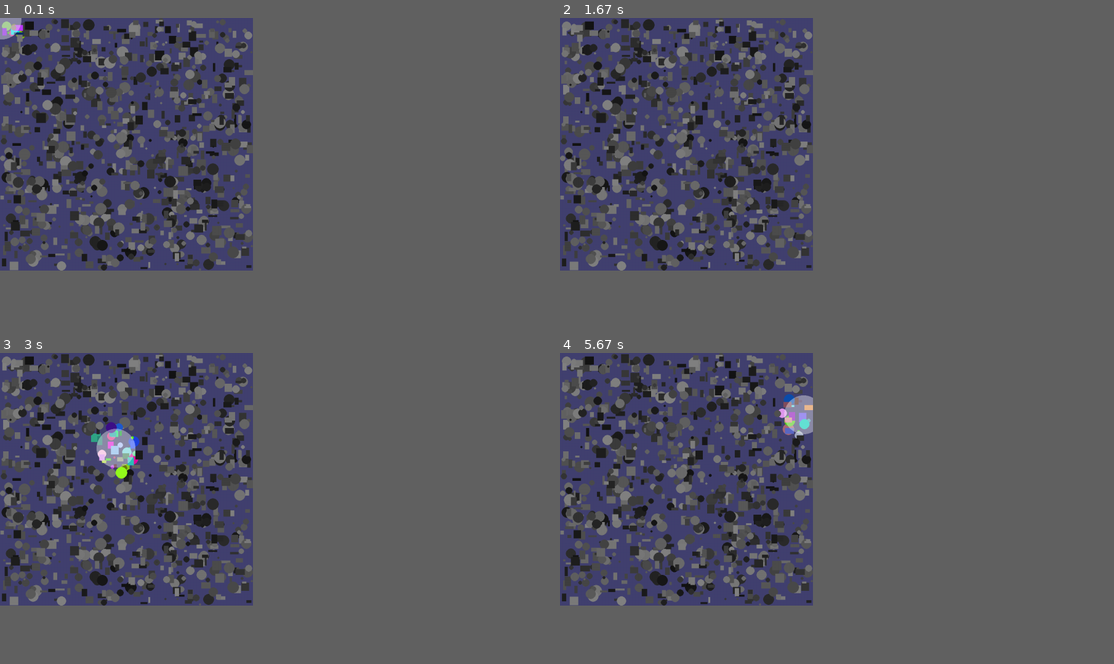
Above: before the commit, frames 1-4 (two rows, left to right).
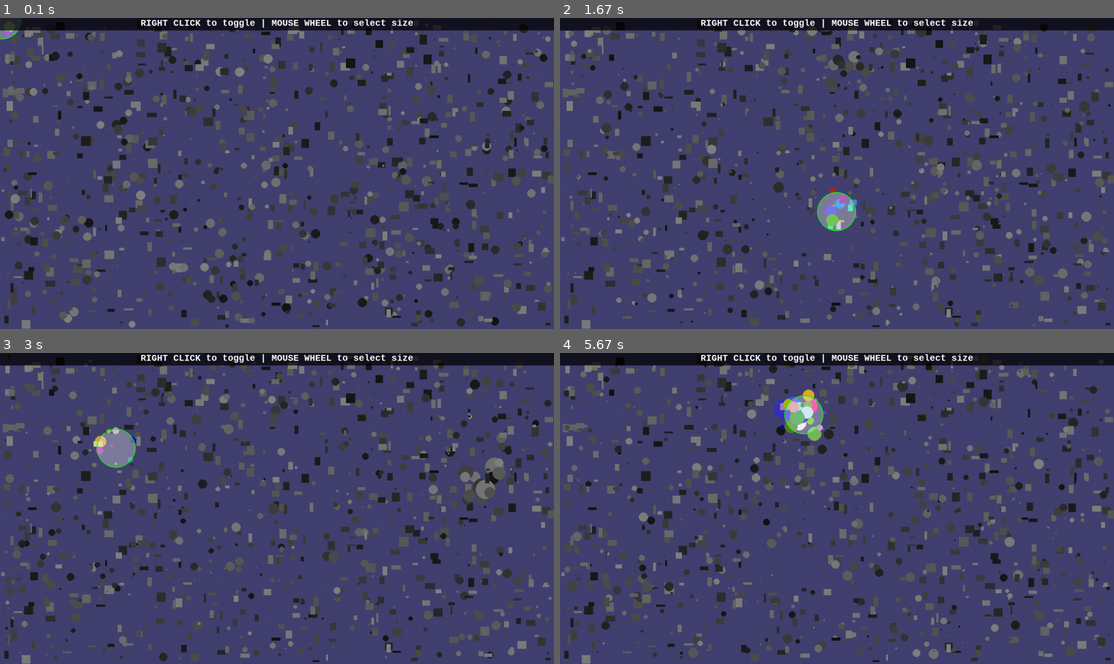
Above: after the commit, the same moments.

Repository: pygame-community/pygame-geometry
Game: pygame game, started from circle_test.py
Same seed, same stepped clock (60 frames per second), same inputs: the game is played once before the commit and once after it.
Inputs (mouse positions are in pixels of both pictures, inside the frame that each line leads up to):
- Up to frame 1 (0.1 s): no input
- Up to frame 2 (1.67 s): press the mouse at (704, 176) at 0.37 s; move the mouse to (798, 207) at 0.47 s; release the mouse at (892, 241) at 0.6 s; press the mouse at (704, 176) at 0.7 s; move the mouse to (698, 117) at 0.8 s; release the mouse at (692, 58) at 0.93 s; click (848, 67) at 1.08 s; click (837, 210) at 1.58 s
- Up to frame 3 (3 s): click (387, 483) at 1.92 s; click (476, 483) at 2.42 s; click (116, 449) at 2.98 s
- Up to frame 4 (5.67 s): click (676, 489) at 3.32 s; click (986, 542) at 3.75 s; click (665, 527) at 4.15 s; click (1008, 583) at 4.82 s; click (803, 415) at 5.22 s
In our replay, the window is 411x411 before the commit and 900x506 after it. These sizes can differ from the game's own. Grey fills any space a smaller window leaves; there, only what the larger window draws over its background counts as a difference.

The runs differ from the first frame. In frame 1, 31% of the frame differs, in the area x 0-100%, y 0-100%; in frame 2, 31%; in frame 3, 30%; in frame 4, 31%.

Commit message:
Cleaned and updated the circle_test.py file. Added 3 new functions to Circle: - scale_by(float) - scale_by_ip(float) - collides_with(Shape)

Diff:
--- a/circle.py
+++ b/circle.py
@@ -64,10 +64,41 @@
             radius = 1
         self.radius, self.diameter, self.radius_squared = radius_values(radius)
 
+    def scale_by(self, amount: float) -> Circle:
+        """Scales the Circle to the new radius"""
+        if amount <= 0:
+            raise ValueError("Invalid amount passes")
+        radius = self.radius
+        if radius * amount <= 0:
+            radius = 1
+
+        return Circle((self.x, self.y), radius * amount)
+
+    def scale_by_ip(self, amount: float) -> None:
+        """Scales the Circle to the new radius"""
+        if amount <= 0:
+            raise ValueError("Invalid amount passes")
+        self.radius *= amount
+        if self.radius <= 1:
+            self.radius = 1
+        self.radius, self.diameter, self.radius_squared = radius_values(
+            self.radius)
+
     # Collisions and conversion functions
     def as_rect(self) -> pygame.Rect:
         pos = (self.x - self.radius, self.y - self.radius)
         return pygame.Rect(pos, (self.diameter, self.diameter))
+
+    def collides_with(self, shape: Shape) -> bool:
+        if isinstance(shape, Circle):
+            return self.collidecircle(shape)
+        elif isinstance(shape, pygame.Rect):
+            return self.colliderect(shape)
+        else:
+            raise NotImplementedError(
+                "The shape type does not exist yet"
+                " or doesn't have a matching collision algorythm"
+            )
 
     def collidepoint(self, *args) -> bool:
         if len(args) == 2:
--- a/circle_test.py
+++ b/circle_test.py
@@ -1,41 +1,61 @@
 from random import randint, random
-from typing import List, Tuple
+from typing import List, Tuple, Union
 
 import pygame
 
 from circle import Circle
 
+pygame.init()
 
-def get_new_circle_surf(circle_obj: Circle) -> pygame.Surface:
+
+def get_new_circle_surf(circle_obj: Circle,
+                        color: Union[str, Tuple[int, int, int]],
+                        surface_alpha: int) -> pygame.Surface:
     surf = pygame.surface.Surface(
         (circle_obj.diameter, circle_obj.diameter)
     )
     surf.set_colorkey("black")
     pygame.draw.circle(
         surf,
-        "white",
+        color,
         (circle_obj.radius, circle_obj.radius),
         circle_obj.radius)
-    surf.set_alpha(ALPHA_VALUE)
+    surf.set_alpha(surface_alpha)
     return surf
 
 
-pygame.init()
+# Constants and font --------------------------
+FONT = pygame.font.SysFont("Consolas", 25, True)
+FPS = 120
+ALPHA_VALUE = 80
+SUB_TEXT_ALPHA = 180
+SHAPES_NUMBER = 1000
+BACKGROUND_COLOR = (66, 65, 112)
+WIDTH, HEIGHT = 1422, 800
+# --------------------------------------------
 
-ALPHA_VALUE = 100
-CIRCLES_NUMBER = 1000
-BACKGROUND_COLOR = (66, 65, 112)
-WIDTH, HEIGHT = 650, 650
+# Game variables and fundamentals --------------------------
 win = pygame.display.set_mode((WIDTH, HEIGHT))
+clock = pygame.time.Clock()
+keep = True
 
 shapes: List[Circle] = []
 colors: List[Tuple[int, int, int]] = []
 colliding_colors: List[Tuple[int, int, int]] = []
 
-clock = pygame.time.Clock()
-keep = True
+feed_active = True
+mouse_circle = Circle((0, 0), 50)
 
-for _ in range(CIRCLES_NUMBER):
+# Useful surfaces --------------------------
+txt_surf = FONT.render("RIGHT CLICK to toggle | MOUSE WHEEL to select size",
+                       True, "white")
+sub_text_surf = pygame.surface.Surface((WIDTH, txt_surf.get_height() + 5))
+sub_text_surf.set_alpha(SUB_TEXT_ALPHA)
+mouse_circle_surf = get_new_circle_surf(mouse_circle, "white", ALPHA_VALUE)
+# ------------------------------------------
+
+# Create the random shapes
+for _ in range(SHAPES_NUMBER):
     shade = randint(20, 130)
     colors.append((shade, shade, shade))
     colliding_colors.append((randint(0, 255), randint(0, 255), randint(0, 255)))
@@ -52,41 +72,74 @@
 
     shapes.append(obj)
 
-mouse_circle = Circle((0, 0), 50)
-mouse_circle_surf = get_new_circle_surf(mouse_circle)
-
-mouse = None
+# Game loop
 while keep:
 
     win.fill(BACKGROUND_COLOR)
-    clock.tick_busy_loop(120)
+    clock.tick_busy_loop(FPS)
 
     mouse_circle.move_to_ip(*pygame.mouse.get_pos())
 
+    # main update and draw loop, draw every shape and update their size
     for shape, color, coll_color in zip(shapes, colors, colliding_colors):
-        if isinstance(shape, Circle):
-            if mouse_circle.collidecircle(shape):
+
+        if feed_active and mouse_circle.collides_with(shape):
+            if isinstance(shape, Circle):
+                shape.scale_ip(shape.radius + 0.2)
                 pygame.draw.circle(win, coll_color, *shape())
-            else:
+
+            elif isinstance(shape, pygame.Rect):
+                pygame.draw.rect(win, coll_color, shape)
+        else:
+            if isinstance(shape, Circle):
+                if shape.radius <= 1.5:
+                    radius = randint(3, 15)
+                    ind = shapes.index(shape)
+                    shape.update((randint(radius, WIDTH - radius),
+                                  randint(radius, HEIGHT - radius)),
+                                 radius)
+                shape.scale_ip(shape.radius - 0.25)
                 pygame.draw.circle(win, color, *shape())
-        elif isinstance(shape, pygame.Rect):
-            if mouse_circle.colliderect(shape):
-                pygame.draw.rect(win, coll_color, shape)
-            else:
+            elif isinstance(shape, pygame.Rect):
                 pygame.draw.rect(win, color, shape)
 
     win.blit(mouse_circle_surf, mouse_circle_surf.get_rect(
         center=(mouse_circle.x, mouse_circle.y)))
 
-    for pgevent in pygame.event.get():
-        if pgevent.type == pygame.QUIT:
+    # select and draw the mouse_circle border color
+    if feed_active:
+        pygame.draw.circle(
+            win,
+            "green",
+            (mouse_circle.x, mouse_circle.y),
+            mouse_circle.radius,
+            2)
+    else:
+        pygame.draw.circle(
+            win,
+            "white",
+            (mouse_circle.x, mouse_circle.y),
+            mouse_circle.radius,
+            2)
+
+    # event loop
+    for event in pygame.event.get():
+
+        if event.type == pygame.QUIT:
             keep = False
-        if pgevent.type == pygame.MOUSEWHEEL:
-            if pgevent.y > 0:
-                mouse_circle.scale_ip(mouse_circle.radius + 10)
+        elif event.type == pygame.MOUSEWHEEL:
+            if event.y > 0:
+                mouse_circle.scale_by_ip(1.1)
             else:
-                mouse_circle.scale_ip(mouse_circle.radius - 10)
-            mouse_circle_surf = get_new_circle_surf(mouse_circle)
+                mouse_circle.scale_by_ip(0.9)
+            mouse_circle_surf = get_new_circle_surf(mouse_circle, "white",
+                                                    ALPHA_VALUE)
+        elif event.type == pygame.MOUSEBUTTONUP and event.button == 3:
+            feed_active = not feed_active
+
+    win.blit(sub_text_surf, (0, 0))
+    win.blit(txt_surf,
+             txt_surf.get_rect(center=(WIDTH // 2, txt_surf.get_height() // 2)))
 
     pygame.display.set_caption(str(clock.get_fps()))
     pygame.display.update()
